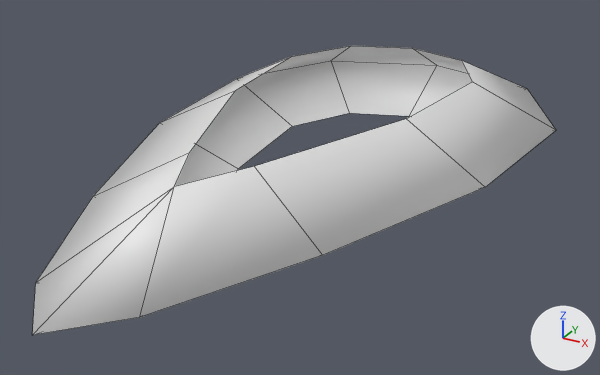
A saved change to the FBX model Content/FBX_Yann/Items/Silex_Poli.fbx.
Before and after are seen from a 50 mm lens placed at (0.248, -0.461, 0.203), pointed at (0.001, -0.011, -0.022). The axes (+X, +Y, +Z) are drawn at lower right. The lights are the same throughout. Mesh edges are drawn as thin lines. Where no turn or scale is listed for an object, it has been applied to the vertices. Vertices at the same position are counted once.

Names of what the first picture shows: 'Silex_Poli'.
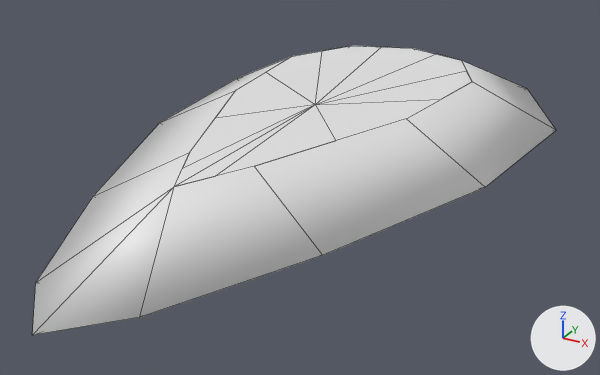
The newer file is also rescaled (x0.04) as a whole; pictures and numbers use the older file's frame.

What differs and where, as boxes (x1, y1, x2, y2) in the pictures (600 x 375 px):
part 1 of me_silex_poli, added: after (174, 46, 472, 187)

Edits to the bpy script that builds the scene:
```text
Change me_silex_poli:
    used by ob_silex_poli; location = (0.0, 0.0, 0.0)
    remove me_silex_poli.from_pydata(...)  # 34 vertices, 24 faces; spans x -0.137..0.137, y -0.25..0.25, z -0.03..0.03
    add me_silex_poli.from_pydata(...)  # 58 vertices, 46 faces; spans x -0.137..0.137, y -0.25..0.25, z -0.03..0.03
    me_silex_poli part 1
    24 vertices are added at x -0.07..0.07, y -0.145..0.177, z -0.03..0.03
    22 new faces join them
```
